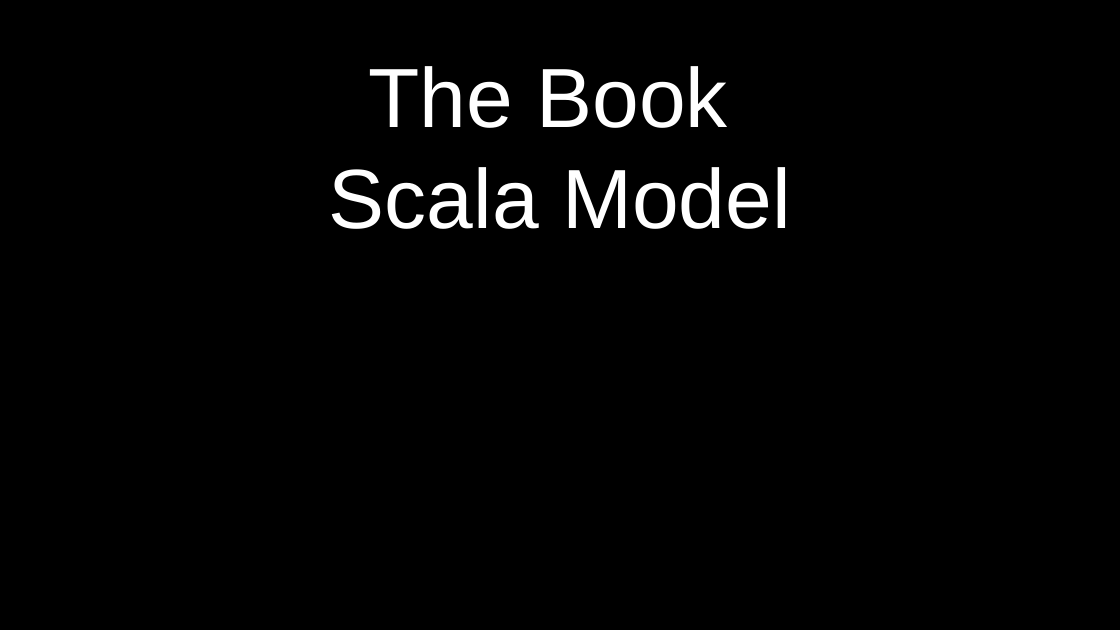
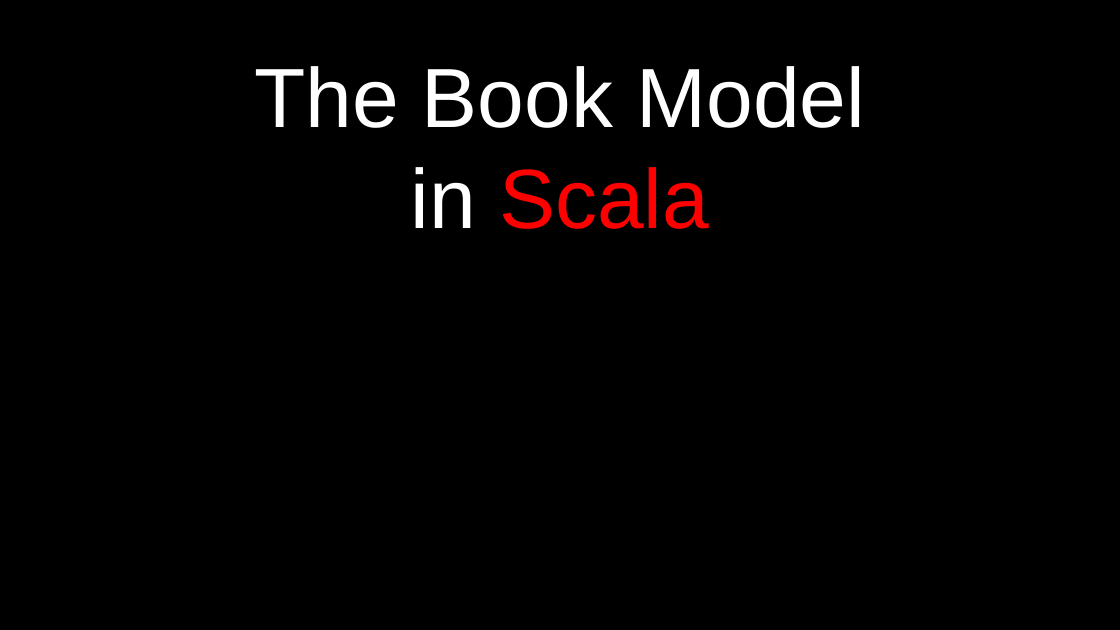
Before and after one commit to Open-MBEE/klang, a slide deck: slide 6 of presentations/LanguageStudy.pptx. Drawn at 1120x630 pixels with LibreOffice and Linux fonts; fonts in the diff are those of the drawing; background and template pictures are left out. Boxes give left, top, right and bottom in pixels: in the first picture for what was removed or moved away, otherwise in the second. Text is boxed around its words. In the diff, an @@ line names an element or a change of style, - is before the commit and + after.

```diff
--- a/presentations/LanguageStudy.pptx
+++ b/presentations/LanguageStudy.pptx
@@ title at [254,66,866,229]: text changed @@
-The Book
-Scala Model
+The Book Model
+in Scala
```
Also in this commit, not shown: 15 other slides changed, 2 slides added, 2 slides removed.
